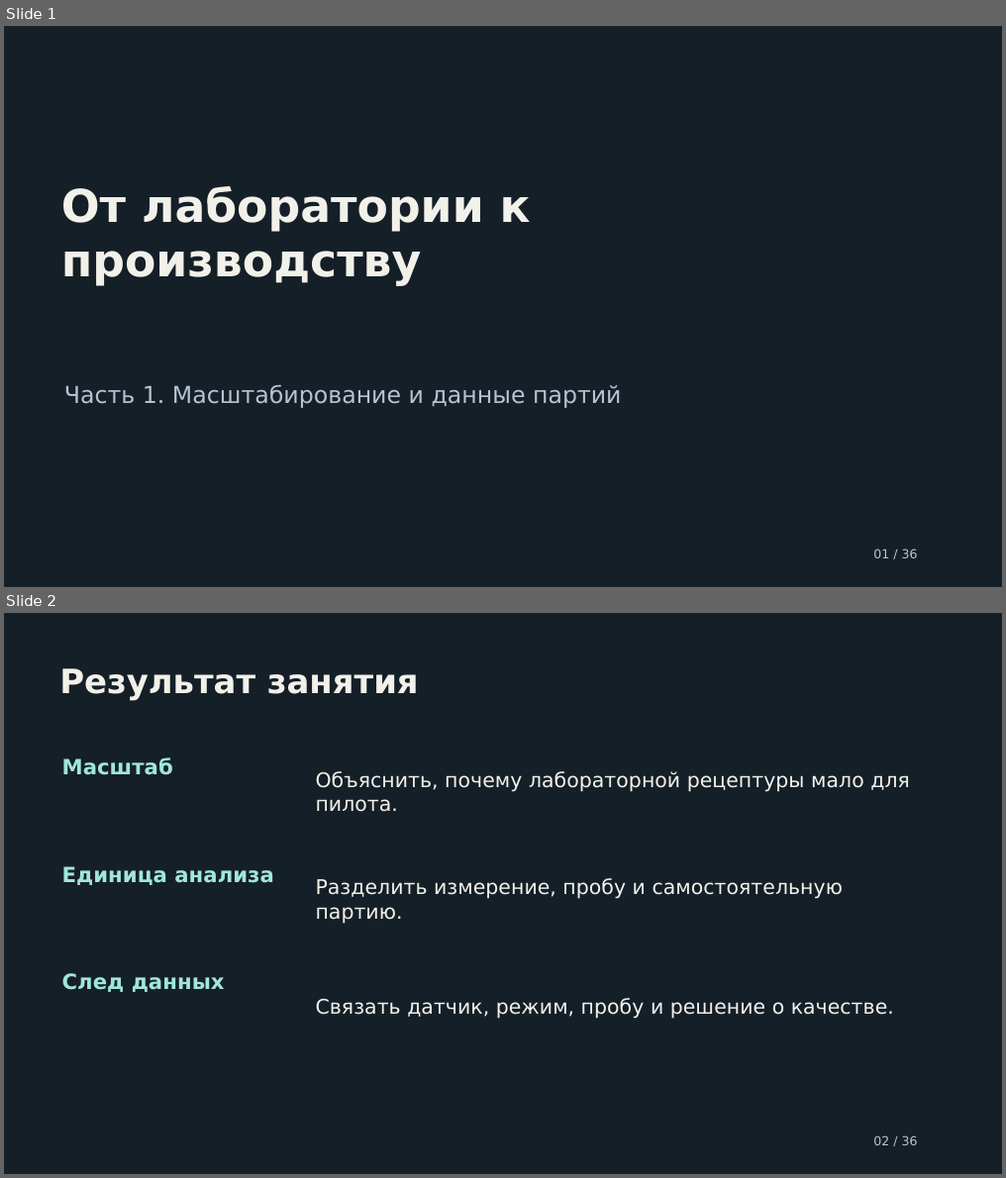
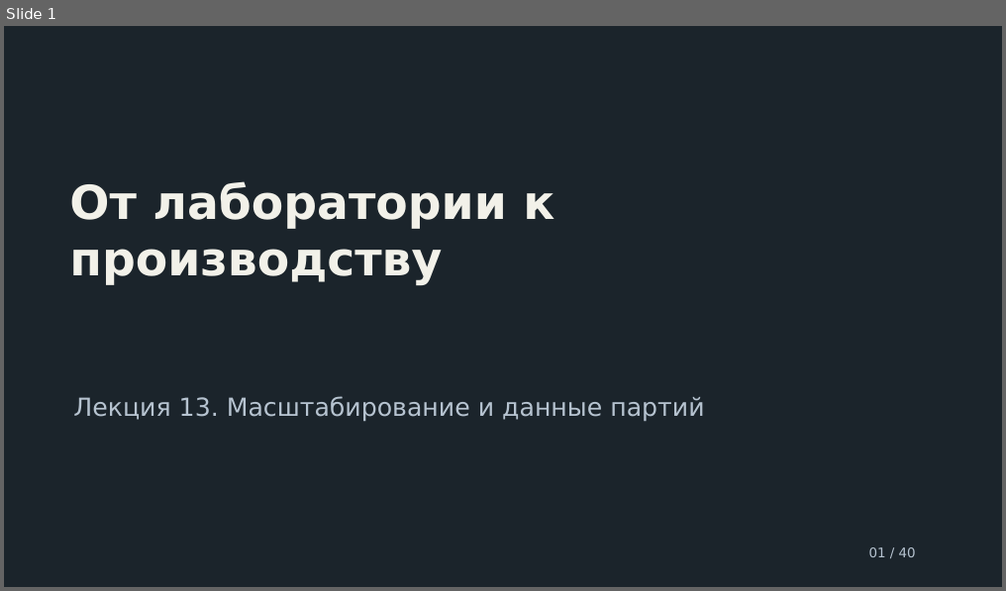
Before and after one commit to ashrpv/computer_science_in_nanoscience, a slide deck: slides/13_from_lab_to_production_scale_and_data.pptx. Shown one above the other, each under a label of ours: slides 1 and 2 before the commit, slide 1 after it. The pictures are 1006x1178 and 1006x591 pixels, drawn with LibreOffice and Linux fonts; fonts in the diff are those of the drawing. Boxes give left, top, right and bottom in pixels: in the first picture for what was removed or moved away, otherwise in the second. Text is boxed around its words. In the diff, an @@ line names an element or a change of style, - is before the commit and + after.

```diff
--- a/slides/13_from_lab_to_production_scale_and_data.pptx
+++ b/slides/13_from_lab_to_production_scale_and_data.pptx
@@ slide 2 removed at [4, 613, 1002, 1174], background #151F28 @@
@@ text removed at [59, 668, 419, 700] @@
-Результат занятия
@@ text removed at [62, 758, 173, 775] @@
-Масштаб
@@ text removed at [316, 771, 910, 812] @@
-Объяснить, почему лабораторной рецептуры мало для пилота.
@@ text removed at [62, 866, 274, 885] @@
-Единица анализа
@@ text removed at [316, 878, 843, 924] @@
-Разделить измерение, пробу и самостоятельную партию.
@@ text removed at [62, 973, 225, 992] @@
-След данных
@@ text removed at [316, 998, 894, 1019] @@
-Связать датчик, режим, пробу и решение о качестве.
@@ text removed at [873, 1136, 918, 1146] @@
-02 / 36
@@ slide 1 changed as well @@
@@ background #151F28 to #1B242B @@
@@ text at [69, 181, 554, 286]: text changed; size 43.5 to 45 pt @@
-От лаборатории к производству
+От лаборатории к
+производству
@@ text at [73, 396, 704, 422]: text changed; size 22.5 to 24 pt @@
-Часть 1. Масштабирование и данные партий
+Лекция 13. Масштабирование и данные партий
@@ vertical alignment middle to top in 3 elements at [69, 181, 554, 286], [73, 396, 704, 422], [869, 548, 916, 558] @@
@@ text at [869, 548, 916, 558]: text changed; size 12 to 12.8 pt @@
-01 / 36
+01 / 40
```
Also in this commit, not shown: 39 slides added, 34 other slides removed, 5 other files.
